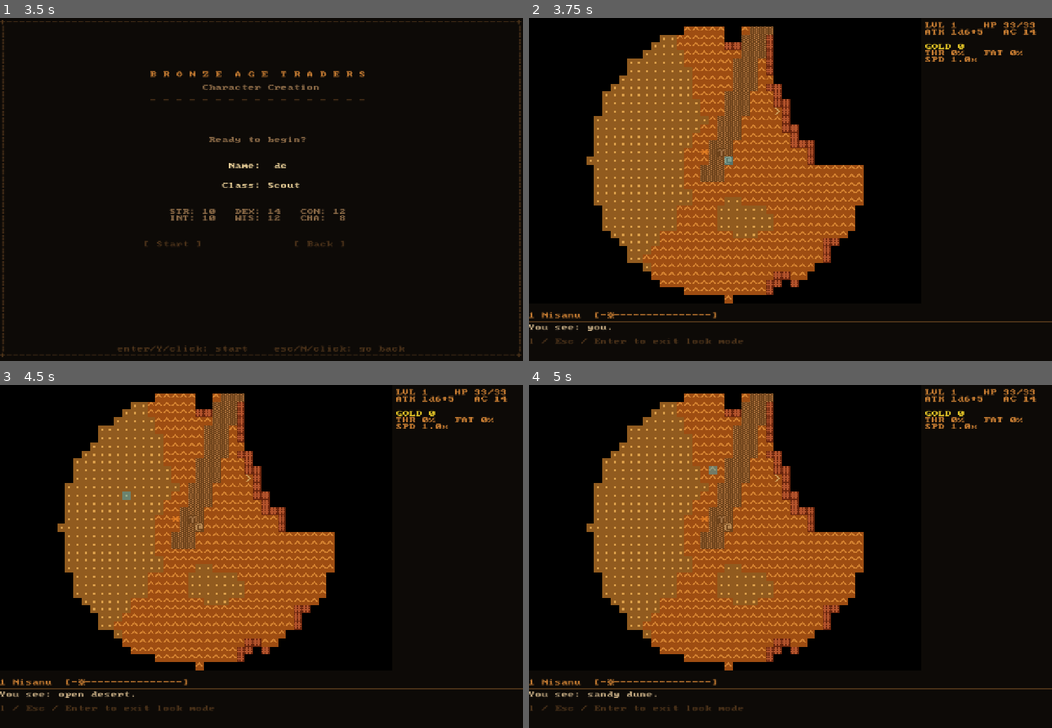
Above: before the commit, frames 1-4 (two rows, left to right).
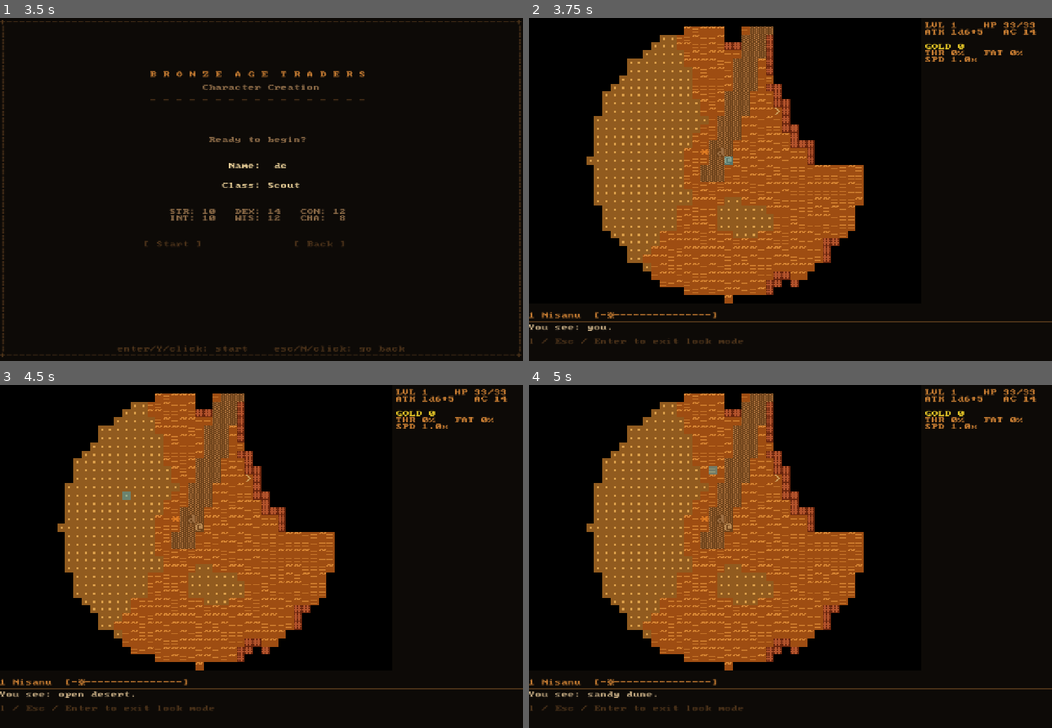
Above: after the commit, the same moments.

Repository: kpweaver/bronze-age-traders
Game: Godot game, scene res://ui/main_menu.tscn
Two runs of this game, one before a commit and one after it. Both use one fixed random seed, a clock stepped at 60 frames per second and the inputs below.
Inputs (mouse positions are in pixels of both pictures, inside the frame that each line leads up to):
- Up to frame 1 (3.5 s): tap Enter at 0.5, 2 s; move the mouse to (376, 172) at 0.52 s; hold D 0.53-1.25 s; tap C at 0.6 s; click (376, 172) at 0.67 s; tap Space at 0.77, 1.25, 2.75 s; drag from (156, 206) to (235, 258) at 1.27 s; move the mouse to (313, 114) at 2.02 s; hold D 2.03-2.75 s; tap H at 2.1 s; drag from (235, 258) to (104, 138) at 2.77 s
- Up to frame 2 (3.75 s): tap Enter at 3.5 s; move the mouse to (947, 240) at 3.52 s; hold A from 3.53 s (still down); tap L at 3.6 s
- Up to frame 3 (4.5 s): tap Space at 3.77, 4.25 s; release A at 4.25 s; drag from (104, 505) to (183, 470) at 4.27 s
- Up to frame 4 (5 s): no input

Frame 1 is identical in both runs. In frame 2, 3.6% of the frame differs, in the area x 21-64%, y 2-83%; in frame 3, 3.6%; in frame 4, 3.6%.

Commit message:
Graphics overhaul and chunk travel improvements
NPC glyphs: switch all non-human NPCs to standard lowercase letters
(gazelle→g, onager→o, donkey→d, ibex→i, hyena→h). Human NPCs keep
their smiley glyphs. TERRAIN_VARIATION flag mixes characters and
foreground colours per-cell for grass (", ') and dunes (~, -, =)
using a fully-avalanching hash to avoid diagonal banding.

Chunk travel: road stubs eliminated by gating get_road_dirs() on the
current chunk being in road_chunks. Chunk transitions now pre-generate
the destination, check walkability before committing the move, and
snap the player to the road centerline when crossing on TILE_ROAD.
Impassable border terrain shows a message immediately via turn_ended.

Co-Authored-By: Claude Sonnet 4.6 <noreply@anthropic.com>

Diff:
--- a/content/npcs.gd
+++ b/content/npcs.gd
@@ -223,7 +223,7 @@
 	# wander_radius is larger than village NPCs so they roam freely.
 	# -----------------------------------------------------------------------
 	"gazelle": {
-		"name": "gazelle", "char": "δ", "tileset_char": "δ",
+		"name": "gazelle", "char": "g", "tileset_char": "g",
 		"cr": 0.85, "cg": 0.73, "cb": 0.38,
 		"str": 8, "dex": 16, "con": 10, "int": 2, "wis": 12, "cha": 6,
 		"base_hp": 6, "defense": 0, "power": 1, "level": 1, "attack_speed": 1.0,
@@ -243,7 +243,7 @@
 		"spawn_weight": 0,  # spawned by procgen, not village pools
 	},
 	"onager": {
-		"name": "onager", "char": "σ", "tileset_char": "σ",
+		"name": "onager", "char": "o", "tileset_char": "o",
 		"cr": 0.72, "cg": 0.60, "cb": 0.42,
 		"str": 13, "dex": 12, "con": 13, "int": 2, "wis": 10, "cha": 5,
 		"base_hp": 13, "defense": 0, "power": 2, "level": 1, "attack_speed": 1.0,
@@ -263,7 +263,7 @@
 		"spawn_weight": 0,
 	},
 	"donkey": {
-		"name": "donkey", "char": "τ", "tileset_char": "τ",
+		"name": "donkey", "char": "d", "tileset_char": "d",
 		"cr": 0.66, "cg": 0.56, "cb": 0.40,
 		"str": 12, "dex": 10, "con": 12, "int": 2, "wis": 10, "cha": 7,
 		"base_hp": 11, "defense": 0, "power": 1, "level": 1, "attack_speed": 1.0,
@@ -277,7 +277,7 @@
 		"spawn_weight": 0,
 	},
 	"ibex": {
-		"name": "ibex", "char": "π", "tileset_char": "π",
+		"name": "ibex", "char": "i", "tileset_char": "i",
 		"cr": 0.50, "cg": 0.40, "cb": 0.28,
 		"str": 11, "dex": 14, "con": 11, "int": 2, "wis": 12, "cha": 5,
 		"base_hp": 10, "defense": 1, "power": 2, "level": 1, "attack_speed": 1.0,
@@ -297,7 +297,7 @@
 		"spawn_weight": 0,
 	},
 	"hyena": {
-		"name": "hyena", "char": "Φ", "tileset_char": "Φ",
+		"name": "hyena", "char": "h", "tileset_char": "h",
 		"cr": 0.62, "cg": 0.54, "cb": 0.38,
 		"str": 13, "dex": 13, "con": 13, "int": 3, "wis": 12, "cha": 4,
 		"base_hp": 15, "defense": 1, "power": 3, "level": 1, "attack_speed": 1.0,
--- a/scripts/ascii_map.gd
+++ b/scripts/ascii_map.gd
@@ -95,6 +95,10 @@
 const C_GRASS_BG_TILESET_DIM := Color(0.08, 0.16, 0.05)
 const C_ROAD_BG_TILESET_LIT  := Color(0.50, 0.40, 0.24)
 const C_ROAD_BG_TILESET_DIM  := Color(0.18, 0.14, 0.08)
+
+# -- TERRAIN VARIATION -------------------------------------------------------
+# Set to false to revert all terrain tiles to single-char, single-colour glyphs.
+const TERRAIN_VARIATION := true
 
 # ---------------------------------------------------------------------------
 # Escape menu
@@ -2163,6 +2167,47 @@
 	return glyph_color
 
 
+# Returns [char, lit_color] for terrain tiles that support visual variation.
+# Uses a deterministic hash of world coords — stable across frames and redraws.
+# Returns ["", Color.WHITE] for unhandled tiles (caller uses its own defaults).
+func _terrain_cell(tile: int, mx: int, my: int) -> Array:
+	if not TERRAIN_VARIATION:
+		return ["", Color.WHITE]
+	# Avalanche hash — fully mixes both coords so no diagonal banding appears.
+	var h: int = mx * 1836311903 ^ my * 2971215073
+	h += h << 10
+	h ^= h >> 6
+	h += h << 3
+	h ^= h >> 11
+	h += h << 15
+	h = abs(h) & 0x7FFFFFFF
+	match tile:
+		GameMapClass.TILE_GRASS:
+			# All chars sit in the upper-mid region of the CP437 cell — no height mismatch.
+			var idx: int = h % 4
+			var chars := ["\"", "'", "\"", "'"]
+			var colors := [
+				Color(0.38, 0.73, 0.20),  # slightly darker
+				Color(0.42, 0.78, 0.25),  # slightly brighter
+				Color(0.40, 0.75, 0.22),  # base
+				Color(0.36, 0.70, 0.18),  # more muted
+			]
+			return [chars[idx], colors[idx]]
+		GameMapClass.TILE_DUNE:
+			# All chars sit at mid-row in the CP437 cell — no height mismatch.
+			var idx: int = h % 4
+			var chars := ["~", "-", "~", "="]
+			var colors := [
+				Color(0.94, 0.68, 0.22),  # base
+				Color(0.90, 0.64, 0.18),  # darker
+				Color(0.97, 0.72, 0.26),  # lighter
+				Color(0.92, 0.66, 0.20),  # mid-dark
+			]
+			return [chars[idx], colors[idx]]
+		_:
+			return ["", Color.WHITE]
+
+
 func _ascii_cell_rect(x: int, y: int) -> Rect2:
 	var cell_w: float = _map_cell_w()
 	var cell_h: float = _map_cell_h()
@@ -3154,8 +3199,11 @@
 					color = C_SAND_LIT if lit else _tile_dim_color(tile)
 				GameMapClass.TILE_DUNE:
 					if ch == "":
-						ch = "^"
-					color = C_DUNE_LIT if lit else _tile_dim_color(tile)
+						var variant := _terrain_cell(tile, mx, my)
+						ch = variant[0] if variant[0] != "" else "^"
+						color = (variant[1] as Color) if lit else _tile_dim_color(tile)
+					else:
+						color = C_DUNE_LIT if lit else _tile_dim_color(tile)
 				GameMapClass.TILE_ROCK:
 					if ch == "":
 						ch = "#"
@@ -3166,8 +3214,11 @@
 					color = C_WATER_LIT if lit else _tile_dim_color(tile)
 				GameMapClass.TILE_GRASS:
 					if ch == "":
-						ch = "."
-					color = C_GRASS_LIT if lit else _tile_dim_color(tile)
+						var variant := _terrain_cell(tile, mx, my)
+						ch = variant[0] if variant[0] != "" else "."
+						color = (variant[1] as Color) if lit else _tile_dim_color(tile)
+					else:
+						color = C_GRASS_LIT if lit else _tile_dim_color(tile)
 				GameMapClass.TILE_ROAD:
 					if ch == "":
 						ch = "\u2591"
@@ -3237,8 +3288,9 @@
 						ch = "."
 						base_color = C_SAND_LIT if lit else _tile_dim_color(tile)
 					GameMapClass.TILE_DUNE:
-						ch = "^"
-						base_color = C_DUNE_LIT if lit else _tile_dim_color(tile)
+						var variant := _terrain_cell(tile, mx, my)
+						ch = variant[0] if variant[0] != "" else "^"
+						base_color = (variant[1] as Color) if lit else _tile_dim_color(tile)
 					GameMapClass.TILE_ROCK:
 						ch = "#"
 						base_color = C_ROCK_LIT if lit else _tile_dim_color(tile)
@@ -3246,8 +3298,9 @@
 						ch = "~"
 						base_color = C_WATER_LIT if lit else _tile_dim_color(tile)
 					GameMapClass.TILE_GRASS:
-						ch = "\""
-						base_color = C_GRASS_LIT if lit else _tile_dim_color(tile)
+						var variant := _terrain_cell(tile, mx, my)
+						ch = variant[0] if variant[0] != "" else "\""
+						base_color = (variant[1] as Color) if lit else _tile_dim_color(tile)
 					GameMapClass.TILE_ROAD:
 						ch = "\u2591"
 						base_color = C_ROAD_LIT if lit else _tile_dim_color(tile)
--- a/scripts/game_world.gd
+++ b/scripts/game_world.gd
@@ -1184,30 +1184,54 @@
 	elif next.y >= OVERWORLD_H:
 		dc.y  =  1;  new_y = 0
 
+	# If crossing on a road tile, snap the free axis to the road centerline so the
+	# player arrives on the road in the new chunk (roads always enter at chunk center).
+	var on_road: bool = map.tiles[player.pos.y][player.pos.x] == GameMapClass.TILE_ROAD
+	if on_road:
+		if dc.y != 0:  # north/south crossing — snap x to center
+			new_x = OVERWORLD_W >> 1
+		elif dc.x != 0:  # east/west crossing — snap y to center
+			new_y = OVERWORLD_H >> 1
+
 	var dest_chunk := chunk + dc
 	if dest_chunk.x < 0 or dest_chunk.x >= GameState.WORLD_W \
 	or dest_chunk.y < 0 or dest_chunk.y >= GameState.WORLD_H:
 		add_msg("Beyond this lies only empty horizon. You cannot travel farther.")
 		return
 
+	# Load or generate the destination chunk BEFORE committing the move so we
+	# can check whether the landing tile is actually passable.
+	var dest_map: GameMapClass
+	if chunks.has(dest_chunk):
+		dest_map = chunks[dest_chunk]
+	else:
+		var new_map := GameMapClass.new(OVERWORLD_W, OVERWORLD_H)
+		ProcgenClass.generate_overworld(new_map,
+				dest_chunk.x * OVERWORLD_W, dest_chunk.y * OVERWORLD_H,
+				GameState.world_seed, get_chunk_biome(dest_chunk), false,
+				get_road_dirs(dest_chunk), is_village_chunk(dest_chunk.x, dest_chunk.y))
+		_place_chunk_encounter(new_map, dest_chunk, Vector2i(new_x, new_y))
+		chunks[dest_chunk] = new_map
+		dest_map = new_map
+
+	# Block the crossing if the landing tile is impassable (rock, water, etc.).
+	var dest_pos := Vector2i(
+		clampi(new_x, 0, OVERWORLD_W - 1),
+		clampi(new_y, 0, OVERWORLD_H - 1))
+	if not dest_map.is_walkable(dest_pos.x, dest_pos.y):
+		add_msg("Impassable terrain blocks your path.")
+		turn_ended.emit(turn)  # flush message log without advancing game state
+		return
+
+	# Commit the transition — only now do we move the player.
 	map.remove_entity(player)
 	if current_mount != null:
 		map.remove_entity(current_mount)
 	chunks[chunk] = map
 	chunk = dest_chunk
-
-	if chunks.has(chunk):
-		map = chunks[chunk]
-	else:
-		var new_map := GameMapClass.new(OVERWORLD_W, OVERWORLD_H)
-		ProcgenClass.generate_overworld(new_map,
-				chunk.x * OVERWORLD_W, chunk.y * OVERWORLD_H,
-				GameState.world_seed, get_chunk_biome(chunk), false,
-				get_road_dirs(chunk), is_village_chunk(chunk.x, chunk.y))
-		_place_chunk_encounter(new_map, chunk, Vector2i(new_x, new_y))
-		map = new_map
-
-	player.pos      = _nearest_walkable_overworld_pos(map, Vector2i(new_x, new_y))
+	map = dest_map
+
+	player.pos = dest_pos
 	map.add_entity(player)
 	if current_mount != null:
 		current_mount.pos = player.pos
@@ -1326,6 +1350,10 @@
 
 
 func get_road_dirs(c: Vector2i) -> Array:
+	# Guard: only road chunks get roads carved. Without this, every non-road chunk
+	# adjacent to a road chunk would receive dead-end stub roads.
+	if not GameState.road_chunks.has("%d,%d" % [c.x, c.y]):
+		return []
 	var dirs: Array = []
 	for d: Vector2i in [Vector2i(0,-1), Vector2i(0,1), Vector2i(-1,0), Vector2i(1,0)]:
 		var nc := c + d
